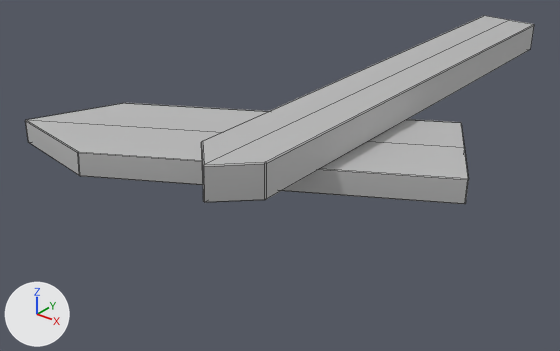
One commit to the FBX model Assets/Main Models/SignPostUp.fbx: the scene before it, then after it.
One viewpoint serves both versions: a 50 mm lens placed at (1.26, -3.09, 0.88), pointed at (-0.24, -1.23, -0.28). Every picture has the same lights, and +X, +Y and +Z are marked at lower left. Mesh edges are drawn as thin lines. Where no turn or scale is listed for an object, it has been applied to the vertices.
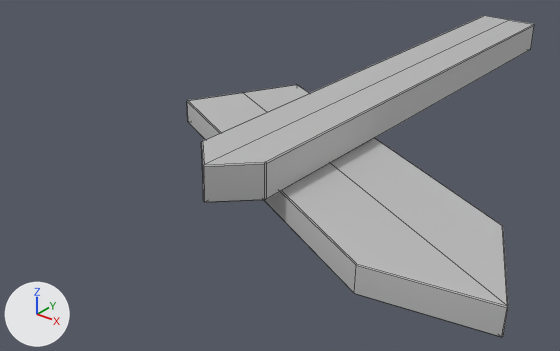
Where the change shows, as pixel boxes [x1, y1, x2, y2] in the pictures (560 x 351 px; the box of a moved part takes in the faces that stretch with it):
```json
{"object": "pCube3", "change": "reshaped", "before": [25, 16, 534, 204], "after": [187, 16, 534, 337], "on screen": "32% narrower, 70% taller"}
{"part": 1, "of": "me_mesh_004", "change": "moved or reshaped", "before": [25, 103, 469, 204], "after": [187, 84, 508, 337]}
```

The change, as JSON lines over the scene's bpy script:
```json
{"block": "me_mesh_004", "where": "me_mesh_004.from_pydata(...)  # 60 vertices, 59 faces; spans x -0.86..0.46, y -1.83..0.0, z -0.14..0.05"}
{"block": "me_mesh_004", "where": "# used by ob_pcube3; location = (0.0, 0.0, 0.0)"}
{"block": "me_mesh_004", "change": "me_mesh_004 part 1: the loose piece of 32 vertices spanning x -0.86..0.46, y -1.83..-0.91, z -0.14..-0.05 is turned 124.9 degrees about the z axis through its middle, then moved by (0.28, -0.08, 0.0)"}
```
